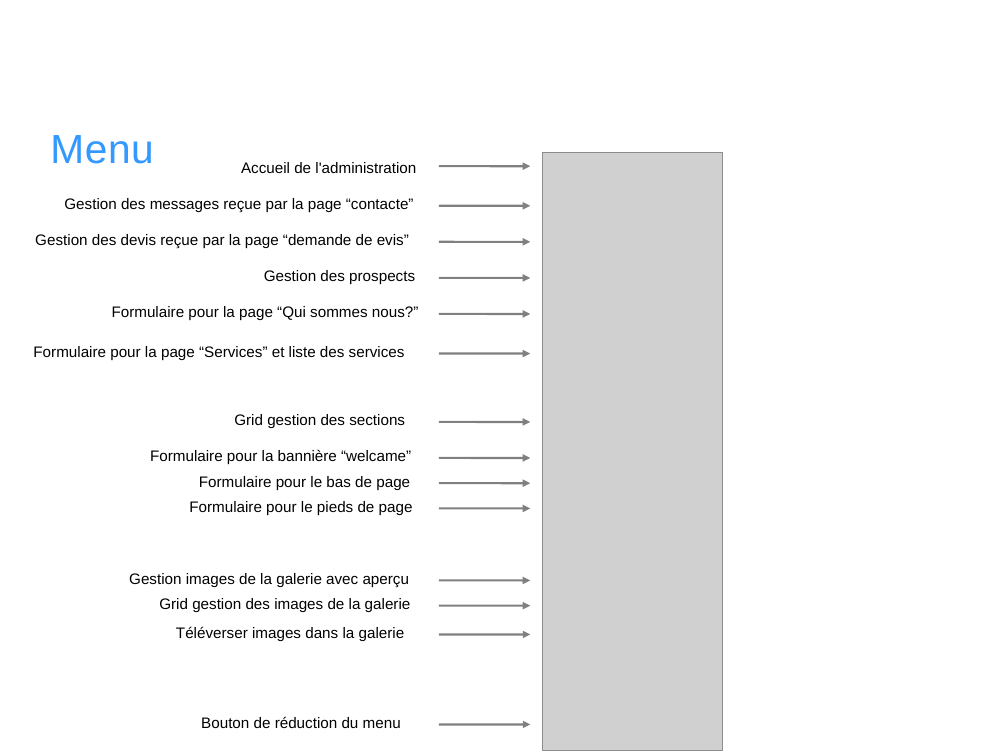
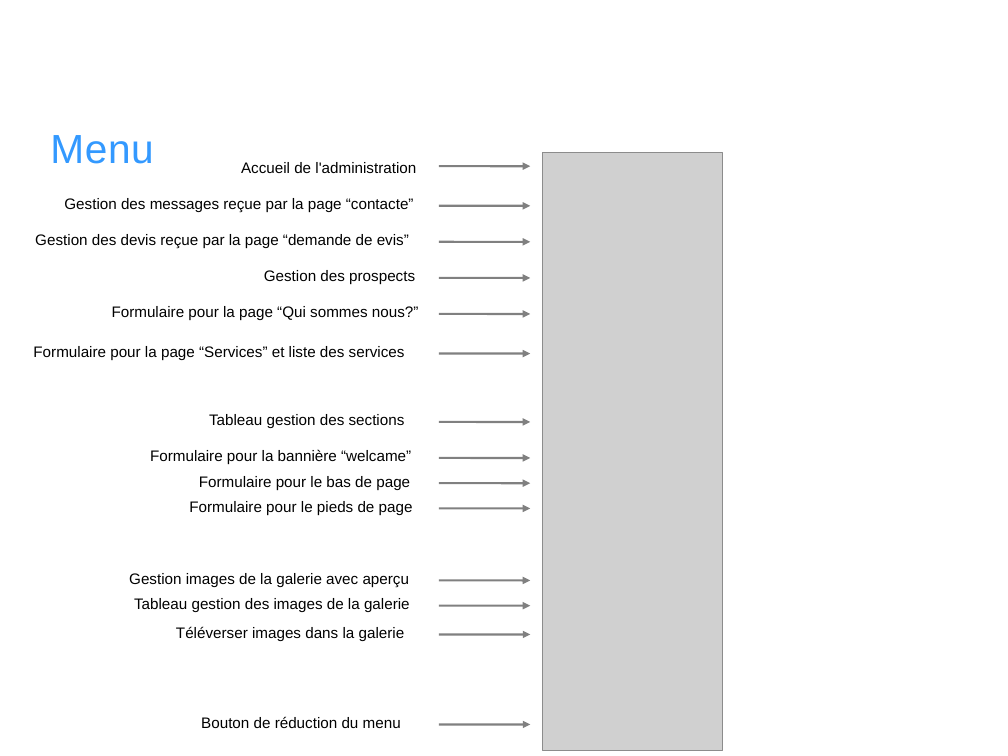
Before and after one commit to emadc/OpenDesignSchool, a slide deck: slide 2 of guide_utilisateur.odp. Drawn at 1008x756 pixels with LibreOffice and Linux fonts; fonts in the diff are those of the drawing; grey boxes stand for pictures; background and template pictures are left out. Boxes give left, top, right and bottom in pixels: in the first picture for what was removed or moved away, otherwise in the second. Text is boxed around its words. In the diff, an @@ line names an element or a change of style, - is before the commit and + after.

```diff
--- a/guide_utilisateur.odp
+++ b/guide_utilisateur.odp
@@ text at (x1=209, y1=414, x2=405, y2=428): text changed @@
-Grid gestion des sections
+Tableau gestion des sections
@@ text at (x1=134, y1=598, x2=410, y2=612): text changed @@
-Grid gestion des images de la galerie
+Tableau gestion des images de la galerie
```
Also in this commit, not shown: 2 slides added, 1 other file.
